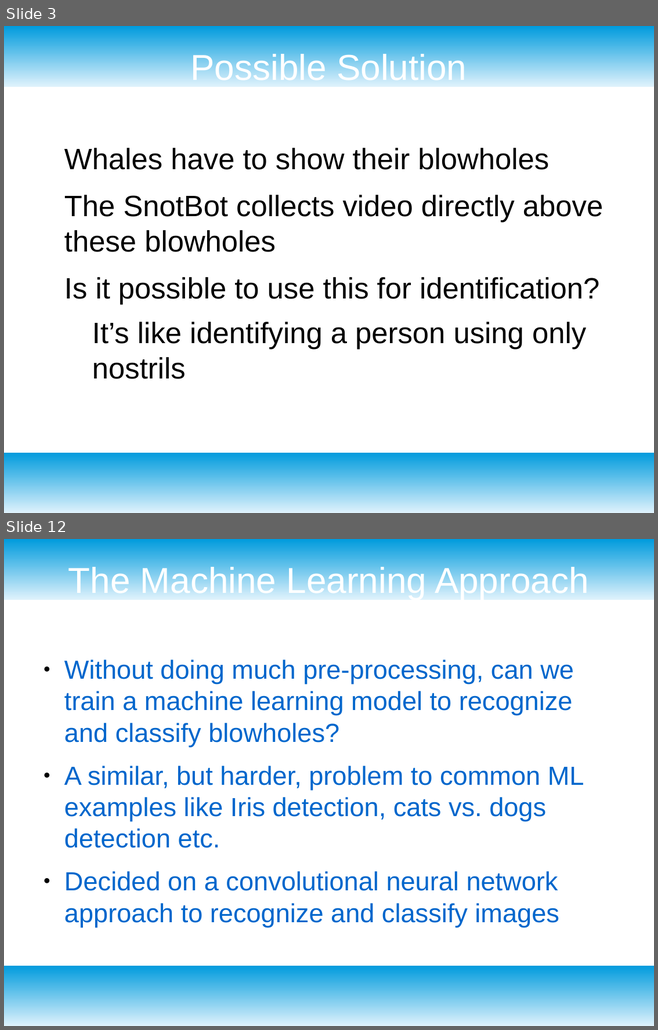
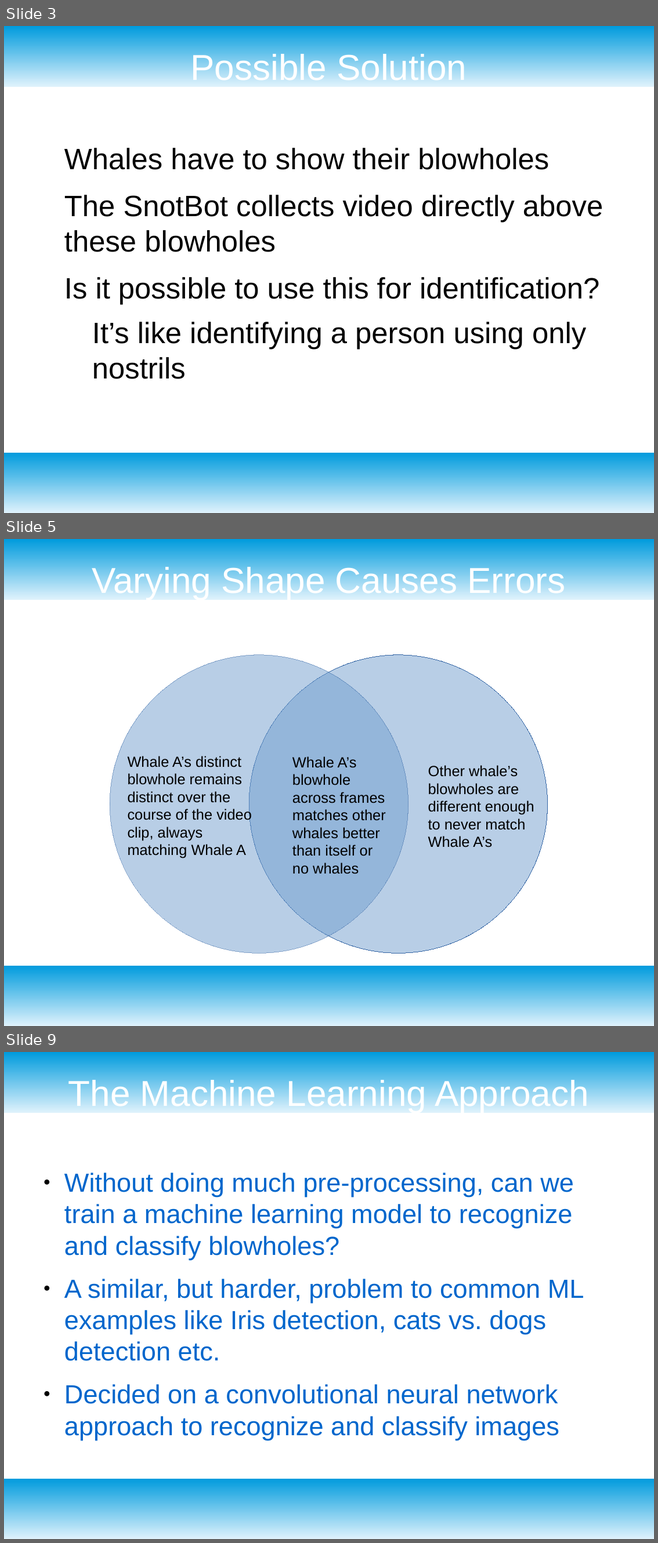
Before and after one commit to hackforthesea/whalematch, a slide deck: presentation.odp. Shown one above the other, each under a label of ours: slides 3 and 12 before the commit, slides 3, 5 and 9 after it; the slides between them are not shown. The pictures are 658x1030 and 658x1543 pixels, drawn with LibreOffice and Linux fonts; fonts in the diff are those of the drawing; background and template pictures are left out. Boxes give left, top, right and bottom in pixels: in the first picture for what was removed or moved away, otherwise in the second. Text is boxed around its words. In the diff, an @@ line names an element or a change of style, - is before the commit and + after.

```diff
--- a/presentation.odp
+++ b/presentation.odp
@@ slide 5 added at [4, 539, 654, 1026], background #FFFFFF; not listed: 2 template elements that a slide beside it also shows @@
@@ title added at [92, 565, 565, 600], 44 pt, text #FFFFFF @@
+Varying Shape Causes Errors
@@ ellipse added at [110, 655, 408, 953], fill #729FCF at 50% opacity, outline #3465A4 0 pt @@
@@ ellipse added at [249, 655, 547, 953], fill #729FCF at 50% opacity, outline #3465A4 0 pt @@
@@ text added at [128, 756, 252, 859], 18 pt, text #000000 @@
+Whale A’s distinct blowhole remains distinct over the course of the video clip, always matching Whale A
@@ text added at [292, 756, 386, 874], 18 pt, text #000000 @@
+Whale A’s blowhole across frames matches other whales better than itself or no whales
@@ text added at [428, 765, 534, 848], 18 pt, text #000000 @@
+Other whale’s blowholes are different enough to never match Whale A’s
@@ what was slide 12 is now slide 9 @@
```
Also in this commit, not shown: 7 slides changed, 4 other slides added, 6 slides removed.
